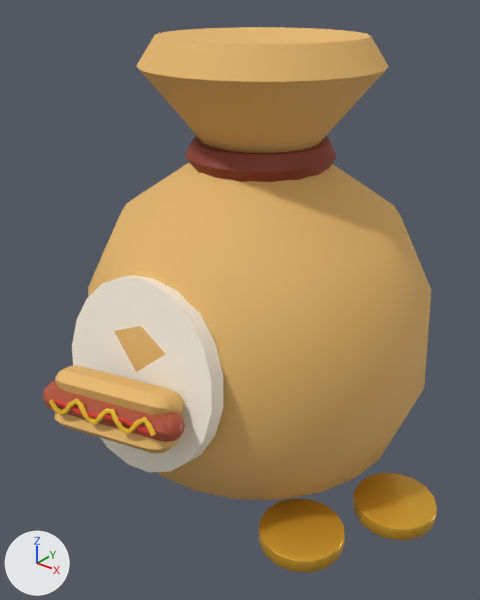
Two versions of the OBJ model SellHotDogs/assets/exports/MoneyBag.obj, one commit apart.
One viewpoint serves both versions: a 50 mm lens placed at (1.43, -1.9, 1.88), pointed at (-0.03, -0.08, 0.75). The axes (+X, +Y, +Z) are drawn at lower left. The lights are the same throughout. The older version comes first. Where no turn or scale is listed for an object, it has been applied to the vertices.

Objects in the first picture: 'MoneyBag'.
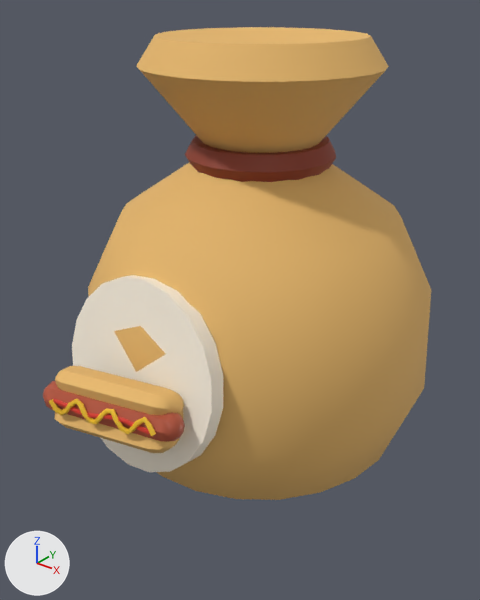
The newer file is also turned or shifted as a whole; pictures and numbers use the older file's frame.

Location of each change, [x1, y1, x2, y2] in pixels of the pictures (480 x 600 px):
'MoneyBag', reshaped (13% shorter)
    before: [43, 27, 437, 573]
    after: [43, 27, 431, 500]
part 1 of me_moneybag, deleted (orange)
    before: [258, 498, 345, 573]
part 2 of me_moneybag, deleted (orange)
    before: [353, 473, 437, 540]

Patch to the scene script:
```diff
--- a/SellHotDogs/assets/exports/MoneyBag.obj.py
+++ b/SellHotDogs/assets/exports/MoneyBag.obj.py
@@ me_moneybag @@
 # used by ob_moneybag; location = (0.0, 0.0, 0.0)
-me_moneybag.from_pydata(...)  # 1072 vertices, 1082 faces; spans x -0.81..0.81, y -0.85..0.85, z 0.0..1.7
+me_moneybag.from_pydata(...)  # 880 vertices, 918 faces; spans x -0.81..0.63, y -0.85..0.85, z 0.0..1.7
+# me_moneybag part 1: the loose piece of 96 vertices spanning x 0.29..0.62, y -0.48..-0.16, z 0.0..0.06 is deleted
+# me_moneybag part 2: the loose piece of 96 vertices spanning x 0.5..0.81, y -0.13..0.19, z 0.0..0.06 is deleted
 me_moneybag.materials.append(mat_bun)
@@ me_moneybag @@
 me_moneybag.materials.append(mat_mustard)
-me_moneybag.materials.append(mat_gold)  # orange #e8b23a
```
